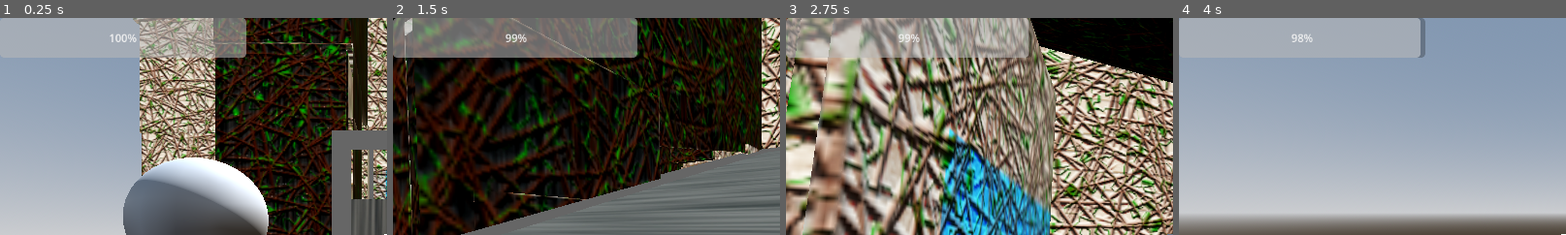
Above: before the commit, frames 1-4 (left to right).
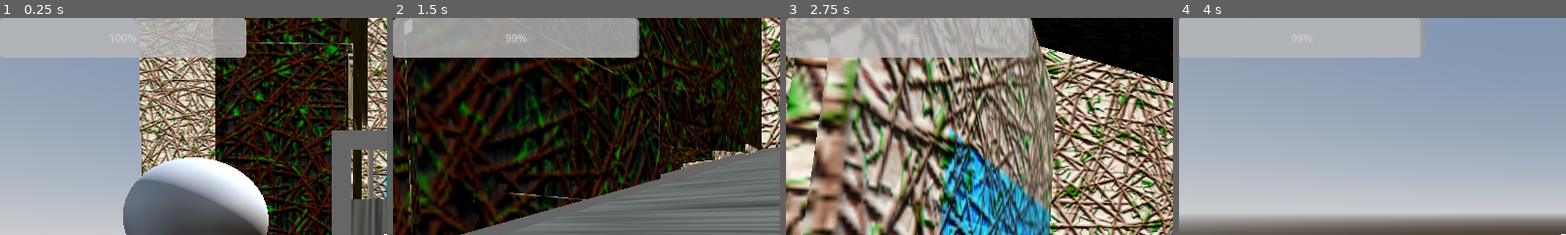
Above: after the commit, the same moments.

Repository: abody2k/Home-to-be
Game: Godot game, scene res://scenes/house.tscn
Same seed, same stepped clock (60 frames per second), same inputs: the game is played once before the commit and once after it. The project has no main scene, so this scene is started directly.
Inputs (mouse positions are % of the whole screen's width and height, from its top left):
- Up to frame 1 (0.25 s): no input
- Up to frame 2 (1.5 s): move the mouse to (55, 50) at 0.52 s; press the mouse at (55, 50) at 0.53 s; hold Up (forward) from 0.53 s (still down); tap Space (jump) at 0.77 s; move the mouse to (45, 50) at 1.27 s; release the mouse at (45, 50) at 1.28 s; tap E (eat) at 1.35 s
- Up to frame 3 (2.75 s): keep holding Up (forward); tap Space (jump) at 1.52 s; move the mouse to (52, 48) at 2.02 s; press the mouse at (52, 48) at 2.03 s
- Up to frame 4 (4 s): keep holding Up (forward); move the mouse to (49, 52) at 2.77 s; release the mouse at (49, 52) at 2.78 s; tap E (eat) at 2.85 s; tap Space (jump) at 3.02, 3.77 s; move the mouse to (57, 51) at 3.52 s; press the mouse at (57, 51) at 3.53 s
The pictures show only the part of the screen within x 0-50%, y 0-50%; the shares and areas given below are measured in that part.

The runs differ from the first frame. In frame 1, 3.0% of the frame differs, in the area x 28-64%, y 0-19%; in frame 2, 11%, in the area x 0-64%, y 0-19%; in frame 3, 5.2%; in frame 4, 0.3%.

Commit message:
Added hp UI

Diff:
--- a/scenes/mc.tscn
+++ b/scenes/mc.tscn
@@ -54,7 +54,7 @@
 grow_horizontal = 2
 grow_vertical = 2
 
-[node name="ProgressBar" type="ProgressBar" parent="CanvasLayer/Control" unique_id=1957838403]
+[node name="food" type="ProgressBar" parent="CanvasLayer/Control" unique_id=1957838403]
 layout_mode = 1
 anchors_preset = -1
 anchor_right = 0.31800002
@@ -63,5 +63,15 @@
 offset_bottom = 0.03199768
 value = 100.0
 
+[node name="hp" type="ProgressBar" parent="CanvasLayer/Control" unique_id=1913766333]
+layout_mode = 1
+anchors_preset = -1
+anchor_right = 0.31800002
+anchor_bottom = 0.091000006
+offset_right = -0.33602905
+offset_bottom = 0.03199768
+value = 100.0
+show_percentage = false
+
 [connection signal="timeout" from="Timer" to="." method="_on_timer_timeout"]
 [connection signal="timeout" from="jumping" to="." method="_on_jumping_timeout"]
--- a/scripts/mc.gd
+++ b/scripts/mc.gd
@@ -13,7 +13,7 @@
 
 var food = 100.0 :
 	set(value):
-		$CanvasLayer/Control/ProgressBar.value = (value)
+		$CanvasLayer/Control/food.value = (value)
 		food = value
 var food_is_there : Area3D
 
@@ -25,6 +25,10 @@
 
 var jumping = false
 
+var hp = 100.0:
+	set(value):
+		hp = value
+		$CanvasLayer/Control/hp.value = value
 
 
 var eating = false
